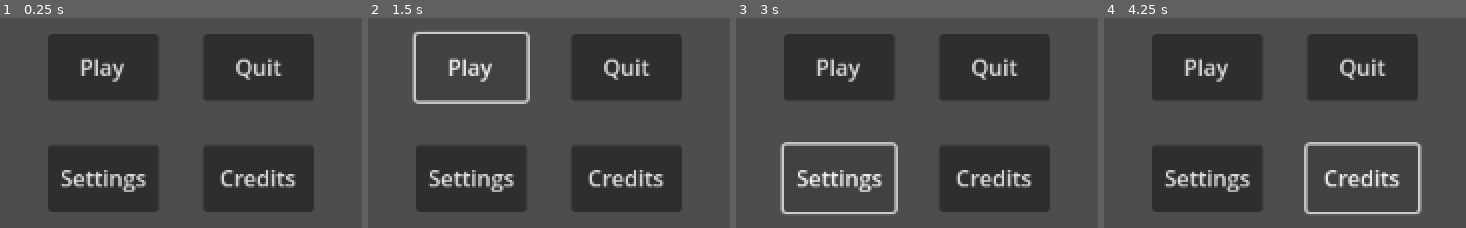
Above: before the commit, frames 1-4 (left to right).
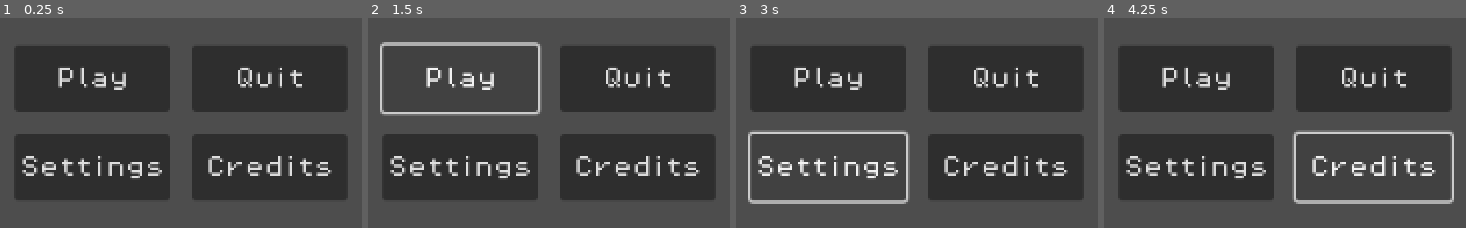
Above: after the commit, the same moments.

Repository: Bwgga/Overleaf
Game: Godot game, scene res://scenes/main_page.tscn
Same seed, same stepped clock (60 frames per second), same inputs: the game is played once before the commit and once after it.
Inputs:
- Up to frame 1 (0.25 s): no input
- Up to frame 2 (1.5 s): click "Play" at 0.5 s; click "Play" at 1.25 s
- Up to frame 3 (3 s): click "Play" at 2 s; click "Settings" at 2.75 s
- Up to frame 4 (4.25 s): click "Credits" at 3.5 s

The runs differ from the first frame. In frame 1, 33% of the frame differs, in the area x 3-97%, y 7-93%; in frame 2, 30%; in frame 3, 30%; in frame 4, 30%.

Commit message:
Changing buttons

Diff:
--- a/scenes/main_page.tscn
+++ b/scenes/main_page.tscn
@@ -1,34 +1,40 @@
-[gd_scene format=3 uid="uid://ckdxkkjd7g0ij"]
+[gd_scene load_steps=2 format=3 uid="uid://ckdxkkjd7g0ij"]
+
+[ext_resource type="FontFile" uid="uid://dkcdht4s7cl25" path="res://assets/brackeys_platformer_assets/fonts/PixelOperator8.ttf" id="1_r5t2c"]
 
 [node name="Main page" type="Node2D"]
 
 [node name="Camera2D" type="Camera2D" parent="."]
 
 [node name="Play" type="Button" parent="."]
-offset_left = -96.0
-offset_top = -64.0
-offset_right = -16.0
-offset_bottom = -16.0
+offset_left = -120.0
+offset_top = -56.0
+offset_right = -8.0
+offset_bottom = -8.0
+theme_override_fonts/font = ExtResource("1_r5t2c")
 text = "Play"
 
 [node name="Quit" type="Button" parent="."]
-offset_left = 16.0
-offset_top = -64.0
-offset_right = 96.0
-offset_bottom = -16.0
+offset_left = 8.0
+offset_top = -56.0
+offset_right = 120.0
+offset_bottom = -8.0
+theme_override_fonts/font = ExtResource("1_r5t2c")
 text = "Quit"
 
 [node name="Settings" type="Button" parent="."]
-offset_left = -96.0
-offset_top = 16.0
-offset_right = -16.0
-offset_bottom = 64.0
+offset_left = -120.0
+offset_top = 8.0
+offset_right = -8.0
+offset_bottom = 56.0
+theme_override_fonts/font = ExtResource("1_r5t2c")
 text = "Settings"
 
 [node name="Credits" type="Button" parent="."]
-offset_left = 16.0
-offset_top = 16.0
-offset_right = 96.0
-offset_bottom = 64.0
+offset_left = 8.0
+offset_top = 8.0
+offset_right = 120.0
+offset_bottom = 56.0
+theme_override_fonts/font = ExtResource("1_r5t2c")
 text = "Credits
 "
